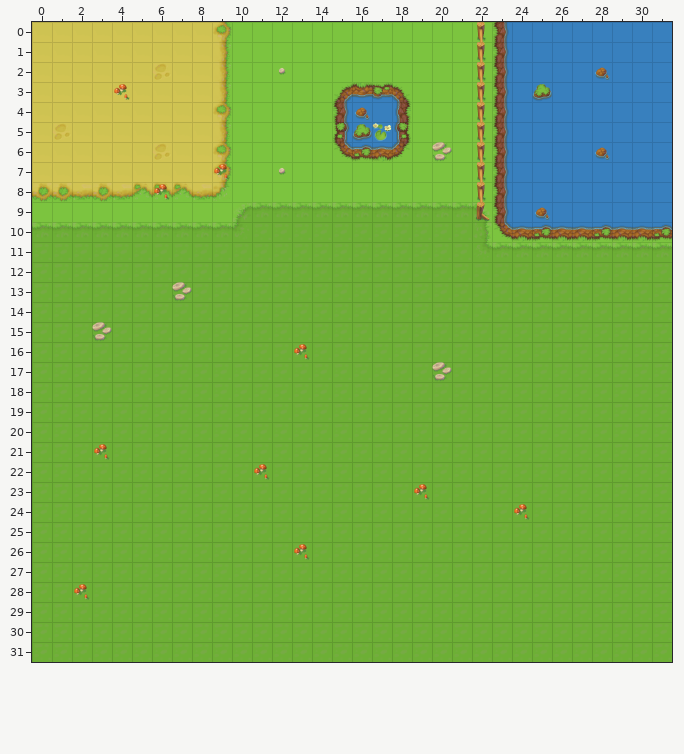
Two versions of a level (Tiled map, bobberick-demo/assets/maps/map2.tmx). Above is the file before it was changed.
Cells are 32x32 px. Shown: x 0..31, y 0..31.
After the commit:
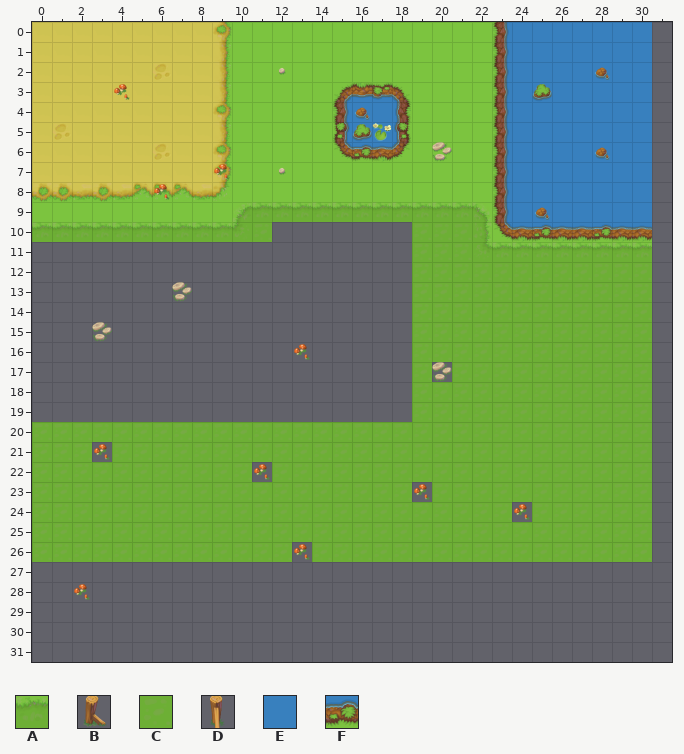
Key: from "grassland": A 8, B 63, C 69, D 93, E 140, F 171.
_ is an empty cell.
Difference:
Layer "grass" (now hidden):
Tile A is removed in row 11 at x 31.
Tile C is removed in row 10 at x 12 to 18; in row 11 at x 0 to 18; in rows 12 to 16 at x 0 to 18 and 31; in row 17 at x 0 to 18, 20 and 31; in rows 18 to 19 at x 0 to 18 and 31; in row 20 at x 31.
Tile C is removed in row 21 at x 3 and 31; in row 22 at x 11 and 31; in row 23 at x 19 and 31; in row 24 at x 24 and 31; in row 25 at x 31; in row 26 at x 13 and 31.
Tile C is removed in rows 27 to 31 at x 0 to 31.
Tile E is removed in rows 0 to 9 at x 31.
Tile F is removed in row 10 at x 31.
Layer "hekkie" (now hidden):
Tile B is removed in row 9 at x 22.
Tile D is removed in rows 0 to 8 at x 22.
